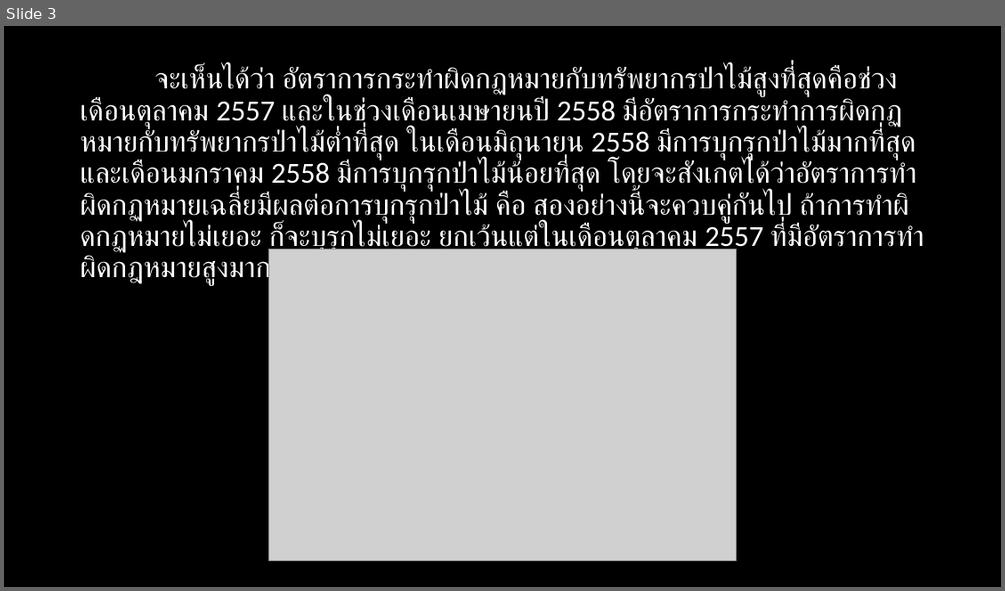
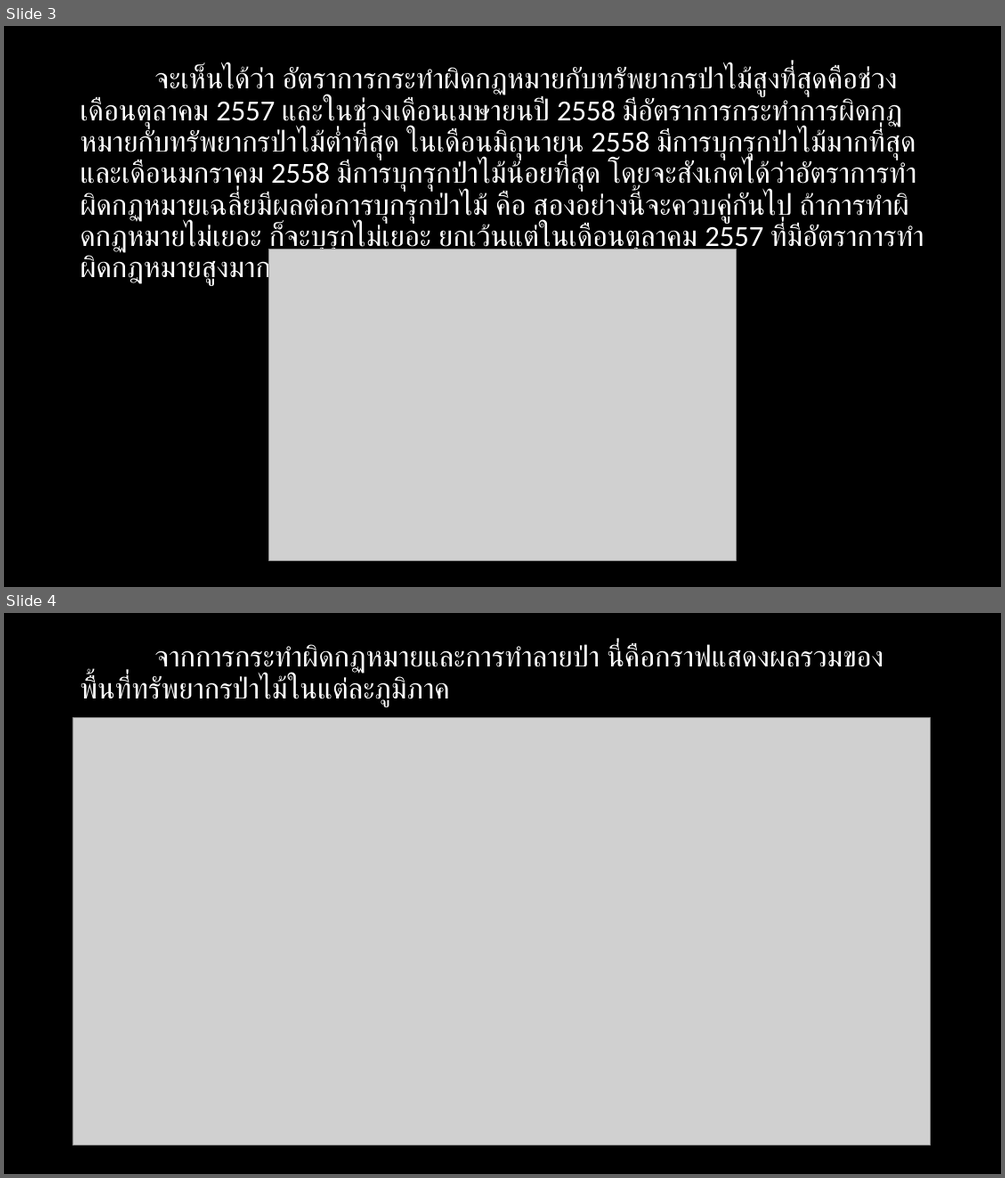
Before and after one commit to chinnatan/TheForest, a slide deck: The Forest.pptx. Shown one above the other, each under a label of ours: slide 3 before the commit, slides 3 and 4 after it. The pictures are 1005x591 and 1005x1178 pixels, drawn with LibreOffice and Linux fonts; fonts in the diff are those of the drawing; grey boxes stand for pictures. Boxes give left, top, right and bottom in pixels: in the first picture for what was removed or moved away, otherwise in the second. Text is boxed around its words. In the diff, an @@ line names an element or a change of style, - is before the commit and + after.

```diff
--- a/The Forest.pptx
+++ b/The Forest.pptx
@@ slide 4 added at bbox=[4, 613, 1001, 1174], background #000000 @@
@@ text added at bbox=[80, 643, 883, 706], 28 pt, text #FFFFFF @@
+จากการกระทำผิดกฏหมายและการทำลายป่า นี่คือกราฟแสดงผลรวมของพื้นที่ทรัพยากรป่าไม้ในแต่ละภูมิภาค
@@ picture added at bbox=[73, 718, 930, 1145] @@
```
Also in this commit, not shown: 1 other slide added, 1 slide removed.
